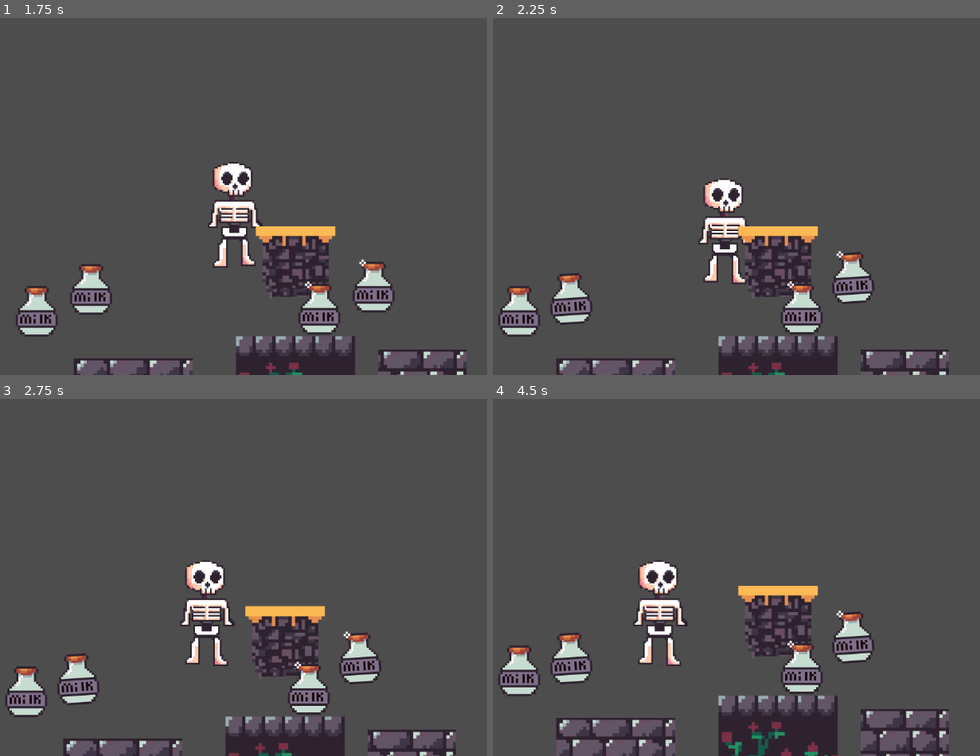
Above: before the commit, frames 1-4 (two rows, left to right).
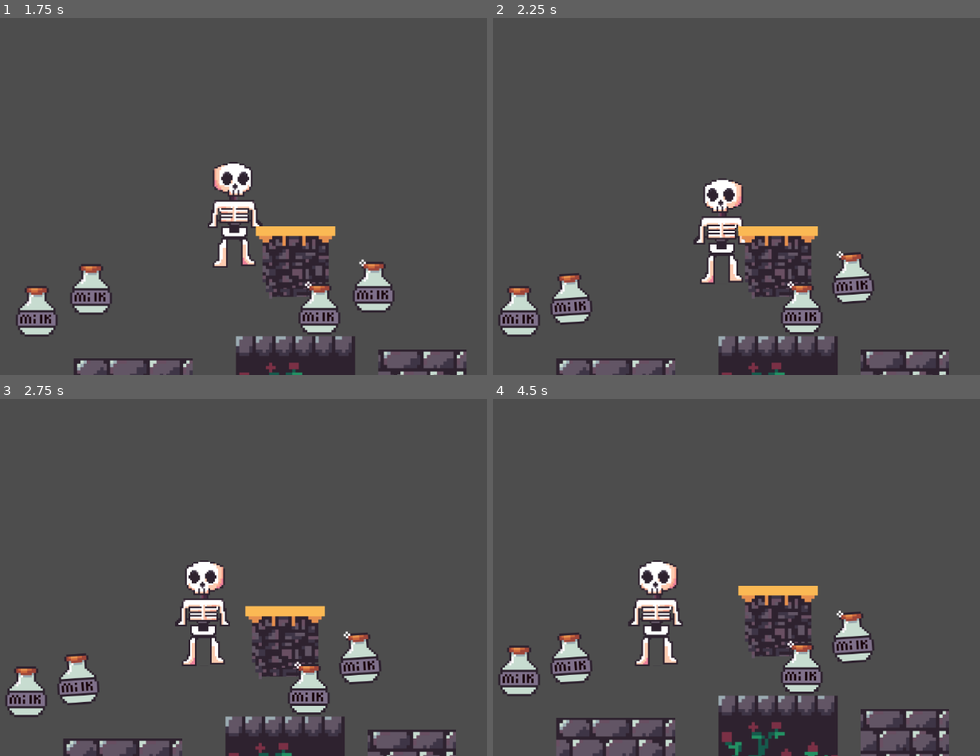
Above: after the commit, the same moments.

Repository: Hexalikk/Mini-Jame-Gam-55
Game: Godot game, scene res://scenes/main.tscn
Same seed, same stepped clock (60 frames per second), same inputs: the game is played once before the commit and once after it.
Inputs:
- Up to frame 1 (1.75 s): hold D (right) from 0.53 s (still down); tap E (throw a bone) at 0.6, 1.35 s; tap Space (jump) at 0.77, 1.52 s
- Up to frame 2 (2.25 s): release D (right) at 2.03 s; hold A (left) from 2.03 s (still down); tap E (throw a bone) at 2.1 s
- Up to frame 3 (2.75 s): keep holding A (left)
- Up to frame 4 (4.5 s): release A (left) at 2.78 s; hold D (right) 2.78-4.28 s; tap E (throw a bone) at 2.85, 3.6, 4.35 s; tap Space (jump) at 3.02, 3.77 s; hold A (left) from 4.28 s (still down)

Frame 1 is identical in both runs. In frame 2, 1.3% of the frame differs, in the area x 41-53%, y 44-75%; in frame 3, 1.3%; in frame 4, 1.4%, in the area x 27-41%, y 45-75%.

Commit message:
added spike, fix direction added checkpoint

Diff:
--- /dev/null
+++ b/stronger-bones/scenes/checkpoint.tscn
@@ -0,0 +1,14 @@
+[gd_scene format=3 uid="uid://blorm8brn260h"]
+
+[ext_resource type="Script" uid="uid://ceujdtjvko38v" path="res://scripts/checkpoint.gd" id="1_yyywg"]
+
+[sub_resource type="RectangleShape2D" id="RectangleShape2D_xam77"]
+
+[node name="Checkpoint" type="Area2D" unique_id=931279927]
+script = ExtResource("1_yyywg")
+
+[node name="CollisionShape2D" type="CollisionShape2D" parent="." unique_id=1991990139]
+shape = SubResource("RectangleShape2D_xam77")
+
+[connection signal="area_entered" from="." to="." method="_on_area_entered"]
+[connection signal="body_entered" from="." to="." method="_on_body_entered"]
--- a/stronger-bones/scenes/levels/Level1.tscn
+++ b/stronger-bones/scenes/levels/Level1.tscn
@@ -5,6 +5,7 @@
 [ext_resource type="Script" uid="uid://dcaot5k2ldgfd" path="res://scripts/player.gd" id="2_odhdn"]
 [ext_resource type="PackedScene" uid="uid://df8v4tf3n6mn4" path="res://scenes/necromancer.tscn" id="4_dw26h"]
 [ext_resource type="Texture2D" uid="uid://d072h6kmx3ep7" path="res://assets/tilemap.png" id="6_76cw8"]
+[ext_resource type="PackedScene" uid="uid://bskumaphkmdbk" path="res://scenes/spike.tscn" id="6_m00rq"]
 
 [sub_resource type="TileSetAtlasSource" id="TileSetAtlasSource_m00rq"]
 texture = ExtResource("6_76cw8")
@@ -746,3 +747,7 @@
 [node name="TileMapLayer" type="TileMapLayer" parent="." unique_id=515568989]
 tile_map_data = PackedByteArray("AADg/wcAAABwABQAAADg/wgAAABwABUAAADg/wkAAABwABYAAADg/woAAABwABcAAADg/wsAAABwABgAAADg/w …(8848 unchanged characters)…
 tile_set = SubResource("TileSet_brv20")
+
+[node name="Spike" parent="." unique_id=510914641 instance=ExtResource("6_m00rq")]
+position = Vector2(285, 292)
+scale = Vector2(2, 2)
--- a/stronger-bones/scenes/player.tscn
+++ b/stronger-bones/scenes/player.tscn
@@ -175,6 +175,7 @@
 [node name="AnimatedSprite2D" type="AnimatedSprite2D" parent="." unique_id=1552383906]
 scale = Vector2(2, 2)
 sprite_frames = SubResource("SpriteFrames_jej6c")
+animation = &"walking"
 speed_scale = 0.5
 
 [node name="hitbox_rectangle" type="CollisionShape2D" parent="." unique_id=925971667]
--- /dev/null
+++ b/stronger-bones/scenes/spike.tscn
@@ -0,0 +1,65 @@
+[gd_scene format=3 uid="uid://bskumaphkmdbk"]
+
+[ext_resource type="Script" uid="uid://drng16ghtnf2p" path="res://scripts/spike.gd" id="1_7a7y0"]
+[ext_resource type="Texture2D" uid="uid://cl77hvm6cbihs" path="res://assets/spike.png" id="1_ljd5v"]
+
+[sub_resource type="AtlasTexture" id="AtlasTexture_7a7y0"]
+atlas = ExtResource("1_ljd5v")
+region = Rect2(0, 0, 128, 128)
+
+[sub_resource type="AtlasTexture" id="AtlasTexture_d2mqm"]
+atlas = ExtResource("1_ljd5v")
+region = Rect2(128, 0, 128, 128)
+
+[sub_resource type="AtlasTexture" id="AtlasTexture_cx2lw"]
+atlas = ExtResource("1_ljd5v")
+region = Rect2(256, 0, 128, 128)
+
+[sub_resource type="AtlasTexture" id="AtlasTexture_60m7a"]
+atlas = ExtResource("1_ljd5v")
+region = Rect2(384, 0, 128, 128)
+
+[sub_resource type="AtlasTexture" id="AtlasTexture_b8th5"]
+atlas = ExtResource("1_ljd5v")
+region = Rect2(512, 0, 128, 128)
+
+[sub_resource type="SpriteFrames" id="SpriteFrames_516m6"]
+animations = [{
+"frames": [{
+"duration": 1.0,
+"texture": SubResource("AtlasTexture_7a7y0")
+}, {
+"duration": 1.0,
+"texture": SubResource("AtlasTexture_d2mqm")
+}, {
+"duration": 1.0,
+"texture": SubResource("AtlasTexture_cx2lw")
+}, {
+"duration": 1.0,
+"texture": SubResource("AtlasTexture_60m7a")
+}, {
+"duration": 1.0,
+"texture": SubResource("AtlasTexture_b8th5")
+}],
+"loop": true,
+"name": &"new_animation",
+"speed": 5.0
+}]
+
+[sub_resource type="RectangleShape2D" id="RectangleShape2D_mixud"]
+size = Vector2(129, 43)
+
+[node name="Spike" type="Area2D" unique_id=510914641]
+scale = Vector2(2, 2)
+script = ExtResource("1_7a7y0")
+
+[node name="AnimatedSprite2D" type="AnimatedSprite2D" parent="." unique_id=1239238439]
+sprite_frames = SubResource("SpriteFrames_516m6")
+animation = &"new_animation"
+frame_progress = 0.22424133
+
+[node name="CollisionShape2D" type="CollisionShape2D" parent="." unique_id=1684138688]
+position = Vector2(0.5, 42.5)
+shape = SubResource("RectangleShape2D_mixud")
+
+[connection signal="body_entered" from="." to="." method="_on_body_entered"]
--- /dev/null
+++ b/stronger-bones/scripts/checkpoint.gd
@@ -0,0 +1,6 @@
+extends Area2D
+
+func _on_body_entered(body: Node2D) -> void:
+	var p : player = body as player
+	if body.has_method("grow"):
+		p.last_checkpoint = self.global_position
--- a/stronger-bones/scripts/milk.gd
+++ b/stronger-bones/scripts/milk.gd
@@ -4,7 +4,6 @@
 
 
 func _on_area_2d_body_entered(body: Node2D) -> void:
-
 	var p : player = body as player
 	if body.has_method("grow"):
 		if p._state != player.STATE.NORMAL:
--- a/stronger-bones/scripts/player.gd
+++ b/stronger-bones/scripts/player.gd
@@ -24,6 +24,8 @@
 var heldFrameCounter: int = 0
 var isHeldEnough: bool = false
 
+var last_checkpoint : Vector2
+
 
 signal drop_a_bone
 @onready var animated_sprite :AnimatedSprite2D= $AnimatedSprite2D
@@ -43,6 +45,7 @@
 	_nolegs_hitbox.disabled = true
 	_head_hitbox.disabled = true
 	smoke_sprite.hide()
+	last_checkpoint = global_position
 
 
 func update_player():
@@ -61,6 +64,9 @@
 			_head_hitbox.disabled = false
 
 func _physics_process(delta: float) -> void:
+	if self.global_position.y> 1000:
+
+		respawn()
 	# Add the gravity.
 	if smoke_started:
 		smoke_time += 1
@@ -166,9 +172,9 @@
 	# As good practice, you should replace UI actions with custom gameplay actions.
 	var direction := Input.get_axis("left", "right")
 	handle_movement(direction,delta)
-	if direction:
+	if direction == 1:
 		animated_sprite.flip_h = 1
-	else:
+	elif  direction == -1:
 		animated_sprite.flip_h = 0
 	update_animations()
 	update_player()
@@ -226,3 +232,10 @@
 
 	if Input.is_action_pressed("left") or Input.is_action_pressed("right"):
 		animated_sprite.play("walking")
+
+
+func respawn():
+	smoke_sprite.show()
+	smoke_started = true
+	smoke_sprite.play("default")
+	self.global_position = last_checkpoint
--- /dev/null
+++ b/stronger-bones/scripts/spike.gd
@@ -0,0 +1,10 @@
+extends Area2D
+
+
+
+
+func _on_body_entered(body: Node2D) -> void:
+	var p : player = body as player
+	if body.has_method("grow"):
+
+		p.respawn()
Binary file added: stronger-bones/assets/spike.png
Not shown, added: stronger-bones/assets/spike.png.import
Not shown, added: stronger-bones/scripts/checkpoint.gd.uid
Not shown, added: stronger-bones/scripts/spike.gd.uid
Not shown, added: assets/arts/spike.png
Not shown, added: assets/arts/spike.pxo
